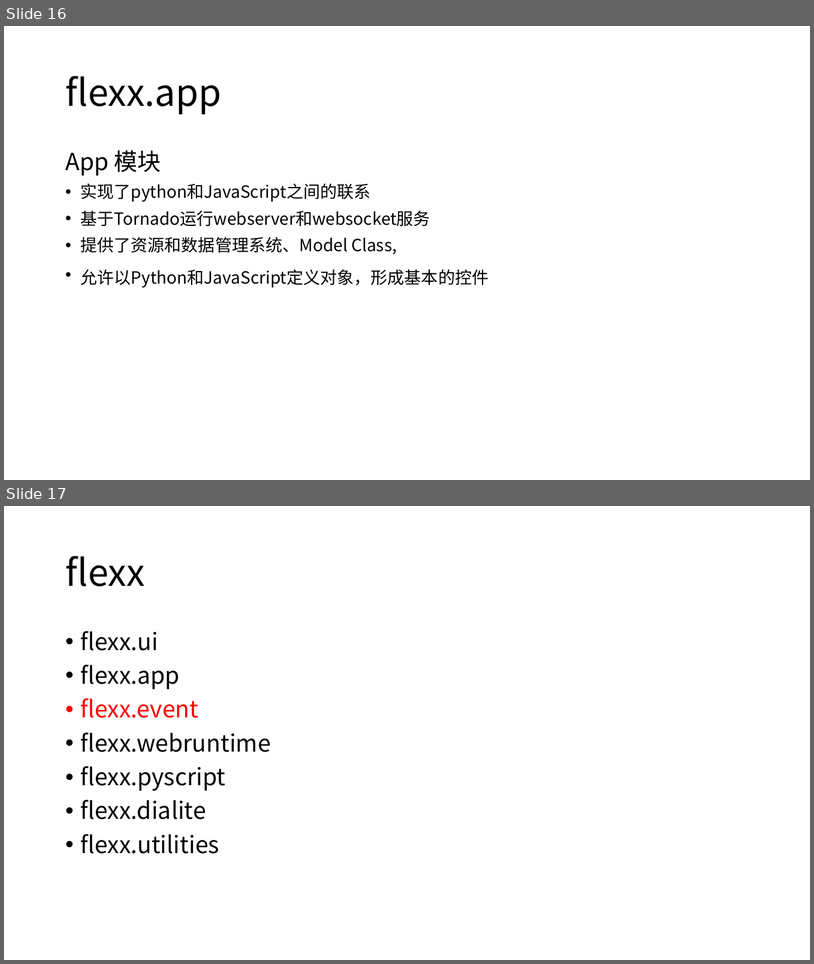
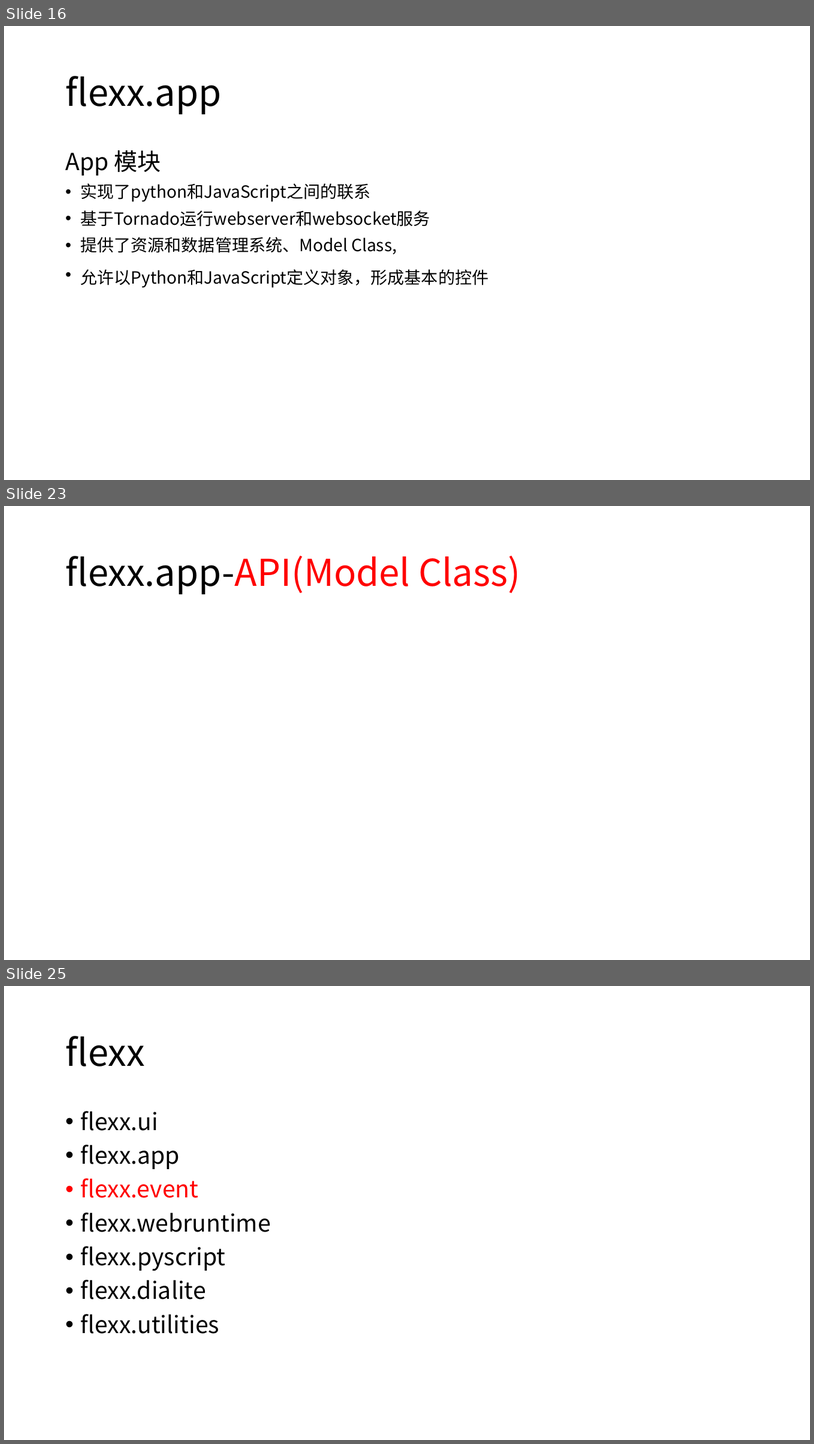
Before and after one commit to 260936767/UpdateServer, a slide deck: flexx_study/report for python&flexx.pptx. Shown one above the other, each under a label of ours: slides 16 and 17 before the commit, slides 16, 23 and 25 after it; the slides between them are not shown. The pictures are 814x964 and 814x1444 pixels, drawn with LibreOffice and Linux fonts; fonts in the diff are those of the drawing. Boxes give left, top, right and bottom in pixels: in the first picture for what was removed or moved away, otherwise in the second. Text is boxed around its words. In the diff, an @@ line names an element or a change of style, - is before the commit and + after.

```diff
--- a/flexx_study/report for python&flexx.pptx
+++ b/flexx_study/report for python&flexx.pptx
@@ slide 23 added at (x1=4, y1=506, x2=810, y2=960), background #FFFFFF @@
@@ title added at (x1=65, y1=556, x2=521, y2=594), 44 pt, text #FF0000 @@
+flexx.app-API(Model Class)
@@ what was slide 17 is now slide 25 @@
```
Also in this commit, not shown: 7 other slides added, 3 other files.
